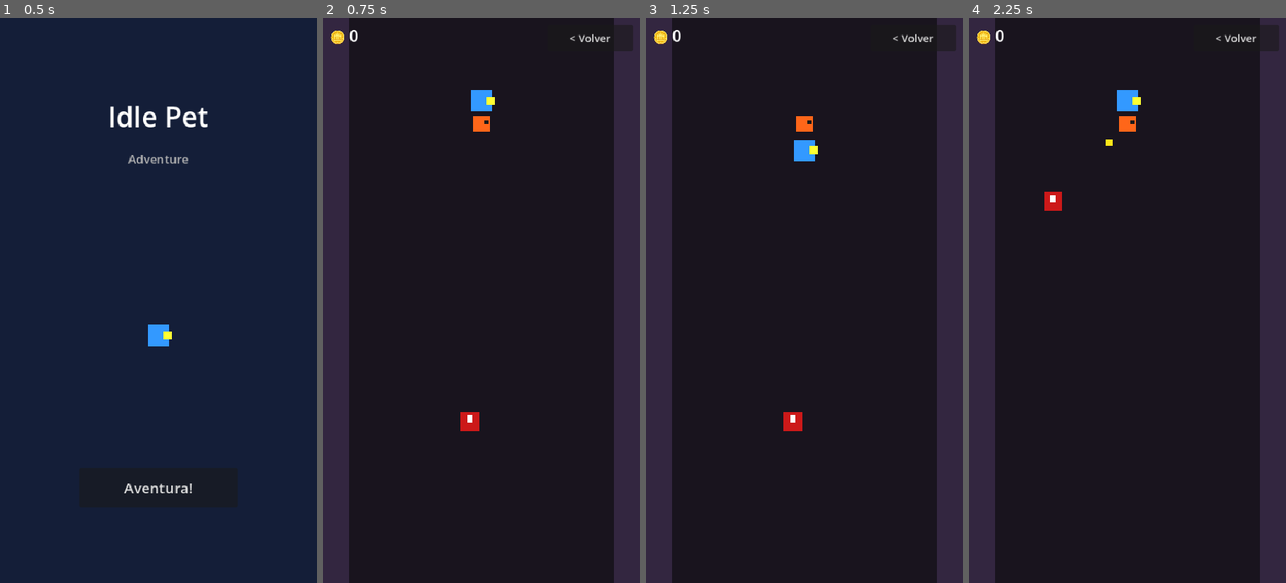
Above: before the commit, frames 1-4 (left to right).
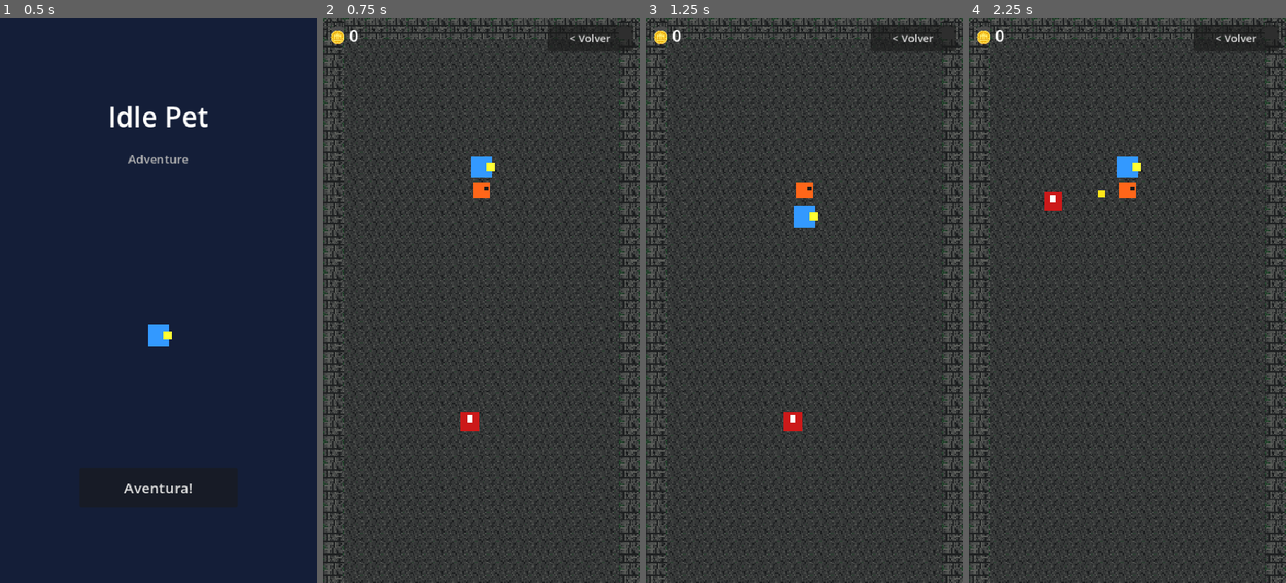
Above: after the commit, the same moments.

Repository: estebo0/idle-pet-game
Game: Godot game, scene res://scenes/Lobby.tscn
Two runs of this game, one before a commit and one after it. Both use one fixed random seed, a clock stepped at 60 frames per second and the inputs below.
Inputs:
- Up to frame 1 (0.5 s): no input
- Up to frame 2 (0.75 s): click "Aventura!" at 0.5 s
- Up to frame 3 (1.25 s): no input
- Up to frame 4 (2.25 s): click "< Volver" at 1.25 s; click "Aventura!" at 2 s

Frame 1 is identical in both runs. In frame 2, 75% of the frame differs, in the area x 0-100%, y 0-100%; in frame 3, 75%; in frame 4, 75%.

Commit message:
Add pixel art dungeon map with floor, wall and corner tiles

Diff:
--- a/scenes/Dungeon.tscn
+++ b/scenes/Dungeon.tscn
@@ -1,39 +1,22 @@
-[gd_scene load_steps=5 format=3 uid="uid://dungeon00001"]
+[gd_scene load_steps=6 format=3 uid="uid://dungeon00001"]
 
 [ext_resource type="Script" path="res://scripts/Dungeon.gd" id="1_dun"]
 [ext_resource type="PackedScene" uid="uid://b1player00001" path="res://scenes/Player.tscn" id="2_dun"]
 [ext_resource type="PackedScene" uid="uid://pet00001" path="res://scenes/Pet.tscn" id="3_dun"]
 [ext_resource type="Script" path="res://scripts/EnemySpawner.gd" id="4_dun"]
+[ext_resource type="Script" path="res://scripts/DungeonMap.gd" id="5_dun"]
 
 [node name="Dungeon" type="Node2D"]
 script = ExtResource("1_dun")
 
-[node name="Background" type="ColorRect" parent="."]
-offset_left = 0.0
-offset_top = 0.0
-offset_right = 480.0
-offset_bottom = 854.0
-color = Color(0.1, 0.08, 0.12, 1)
-
-[node name="WallLeft" type="ColorRect" parent="."]
-offset_left = 0.0
-offset_top = 0.0
-offset_right = 40.0
-offset_bottom = 854.0
-color = Color(0.2, 0.15, 0.25, 1)
-
-[node name="WallRight" type="ColorRect" parent="."]
-offset_left = 440.0
-offset_top = 0.0
-offset_right = 480.0
-offset_bottom = 854.0
-color = Color(0.2, 0.15, 0.25, 1)
+[node name="DungeonMap" type="Node2D" parent="."]
+script = ExtResource("5_dun")
 
 [node name="Player" parent="." instance=ExtResource("2_dun")]
-position = Vector2(240, 100)
+position = Vector2(240, 200)
 
 [node name="Pet" parent="." instance=ExtResource("3_dun")]
-position = Vector2(240, 160)
+position = Vector2(240, 260)
 
 [node name="EnemySpawner" type="Node2D" parent="."]
 script = ExtResource("4_dun")
--- /dev/null
+++ b/scripts/DungeonMap.gd
@@ -0,0 +1,54 @@
+extends Node2D
+
+const TILE_SIZE = 32
+const MAP_WIDTH = 15
+const MAP_HEIGHT = 125
+
+const FLOOR_TEX = preload("res://assets/sprites/dungeon_floor_tile_16x16.png")
+const WALL_TEX = preload("res://assets/sprites/dungeon_wall_tile_16x16.png")
+const CORNER_TEX = preload("res://assets/sprites/dungeon_wall_corner_top_left_16x16.png")
+const VOID_TEX = preload("res://assets/sprites/dungeon_void.png")
+
+# 0=void, 1=floor, 2=wall, 3=corner
+func _ready() -> void:
+	var map = _generate_map()
+	_draw_map(map)
+
+func _generate_map() -> Array:
+	var map = []
+	for y in range(MAP_HEIGHT):
+		var row = []
+		for x in range(MAP_WIDTH):
+			if x == 0 and y == 0:
+				row.append(3)  # esquina superior izquierda
+			elif x == MAP_WIDTH - 1 and y == 0:
+				row.append(3)  # esquina superior derecha
+			elif x == 0 or x == MAP_WIDTH - 1:
+				row.append(2)  # paredes laterales
+			elif y == 0:
+				row.append(2)  # pared superior
+			else:
+				row.append(1)  # suelo
+		map.append(row)
+	return map
+
+func _draw_map(map: Array) -> void:
+	for y in range(MAP_HEIGHT):
+		for x in range(MAP_WIDTH):
+			var tile = Sprite2D.new()
+			tile.texture = _get_texture(map[y][x])
+			tile.scale = Vector2(2, 2)
+			tile.position = Vector2(x * TILE_SIZE + TILE_SIZE / 2, y * TILE_SIZE + TILE_SIZE / 2)
+			tile.texture_filter = CanvasItem.TEXTURE_FILTER_NEAREST
+			# Voltear esquina superior derecha
+			if map[y][x] == 3 and x == MAP_WIDTH - 1:
+				tile.flip_h = true
+			add_child(tile)
+
+func _get_texture(tile_type: int) -> Texture2D:
+	match tile_type:
+		0: return VOID_TEX
+		1: return FLOOR_TEX
+		2: return WALL_TEX
+		3: return CORNER_TEX
+	return FLOOR_TEX
Binary file added: assets/sprites/dungeon_floor_tile_16x16.png
Binary file added: assets/sprites/dungeon_tiles.png
Binary file added: assets/sprites/dungeon_void.png
Binary file added: assets/sprites/dungeon_wall_corner_top_left_16x16.png
Binary file added: assets/sprites/dungeon_wall_tile_16x16.png
